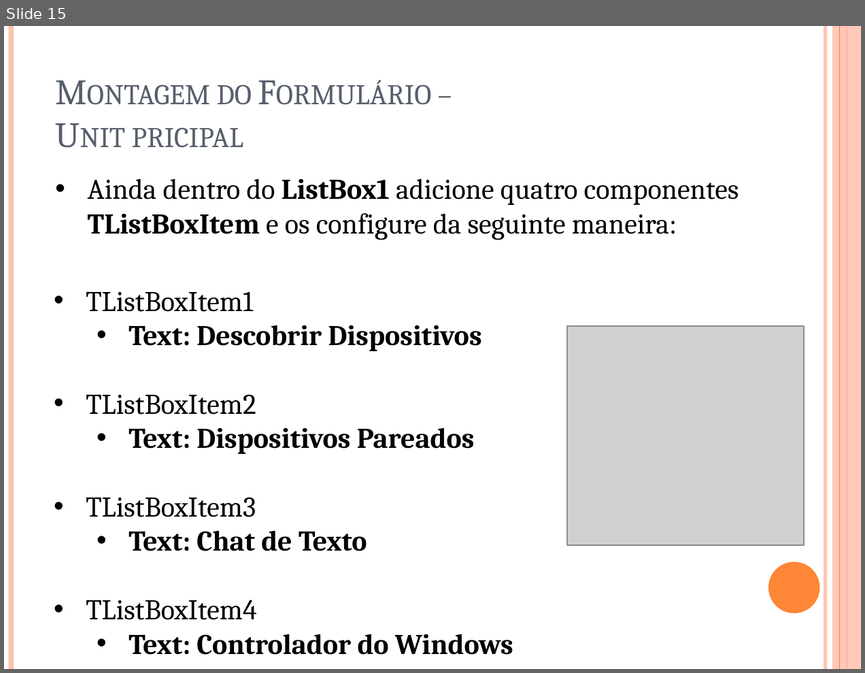
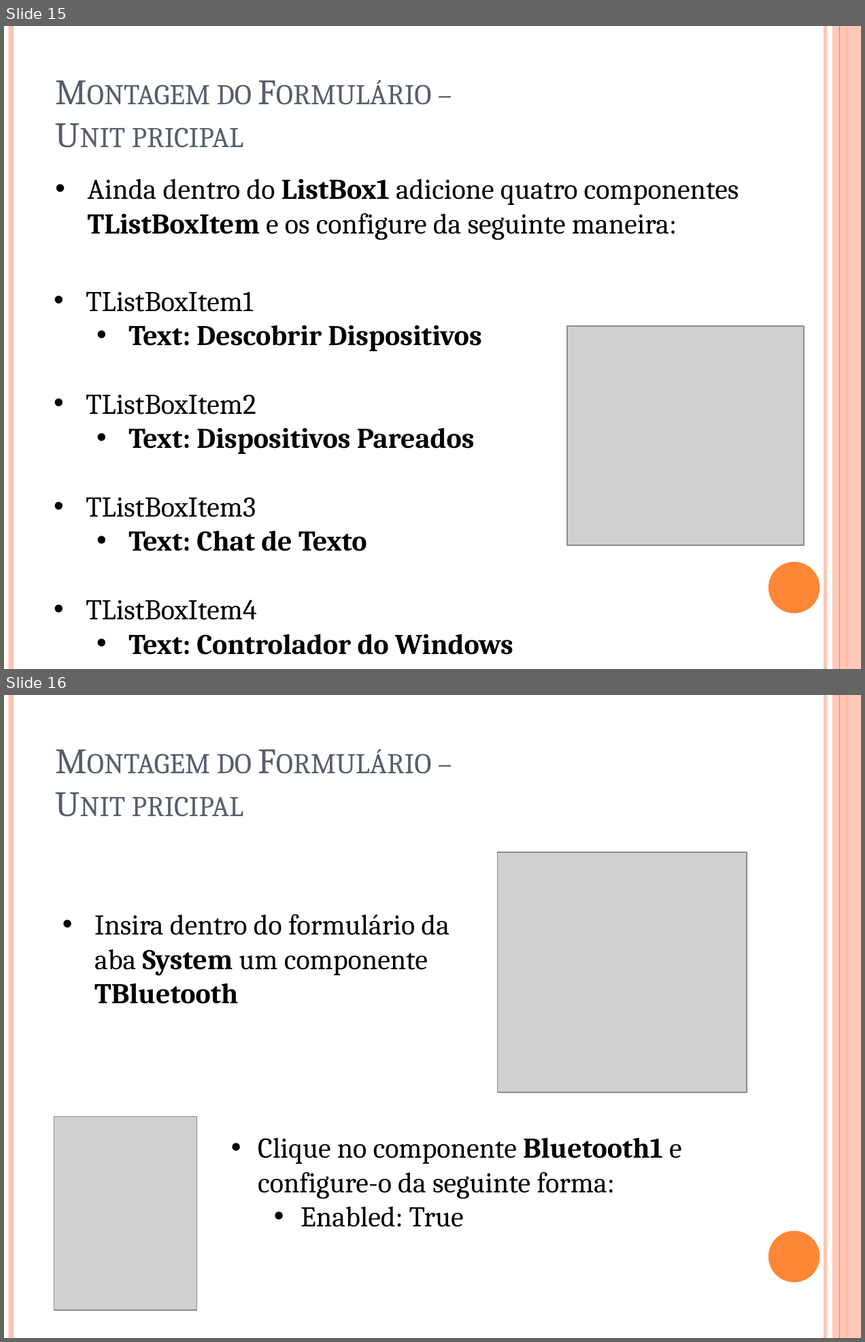
Before and after one commit to igorscandido/Conexao-Bluetooth-usando-Delphi, a slide deck: Stuff/Conexão Bluetooth usando Delphi.pptx. Shown one above the other, each under a label of ours: slide 15 before the commit, slides 15 and 16 after it. The pictures are 865x673 and 865x1342 pixels, drawn with LibreOffice and Linux fonts; fonts in the diff are those of the drawing; grey boxes stand for pictures. Boxes give left, top, right and bottom in pixels: in the first picture for what was removed or moved away, otherwise in the second. Text is boxed around its words. In the diff, an @@ line names an element or a change of style, - is before the commit and + after.

```diff
--- a/Stuff/Conexão Bluetooth usando Delphi.pptx
+++ b/Stuff/Conexão Bluetooth usando Delphi.pptx
@@ slide 16 added at <box>4,695,861,1338</box>, background #FFFFFF; not listed: 6 template elements that a slide beside it also shows @@
@@ title added at <box>132,753,252,817</box>, 30 pt, text #575F6D, small capitals @@
+Montagem do Formulário –
+Unit pricipal
@@ picture added at <box>498,852,747,1091</box> @@
@@ text added at <box>94,914,449,1004</box>, 24 pt, text #000000 @@
+• Insira dentro do formulário da aba System um componente TBluetooth
@@ picture added at <box>54,1117,197,1310</box> @@
@@ text added at <box>258,1137,682,1227</box>, 24 pt, text #000000 @@
+• Clique no componente Bluetooth1 e configure-o da seguinte forma:
+  • Enabled: True
```
Also in this commit, not shown: 5 other slides added, 41 other files.
